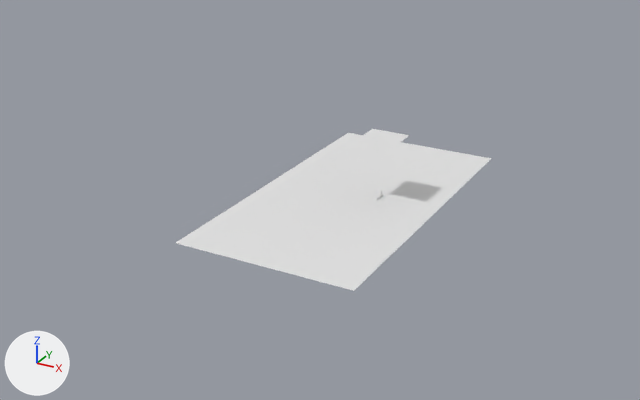
Two versions of the Blender file 04 Shots/mz-see-shot2.blend, one commit apart.
Camera for both pictures: a camera (50 mm lens) standing at (28.6, -53.9, 26.0) and looking at (-3.6, 4.6, -3.3). Every picture has the same lights, and +X, +Y and +Z are marked at lower left. Materials are left out; every surface is plain grey.

Objects in the first picture: 'fisch', 'klappeLinks', 'klappeRechts', 'wasser-see'.
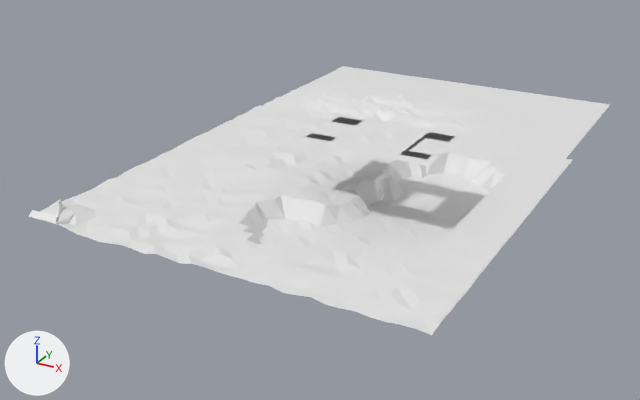
Commit message: Wasser im See hinzugefügt, Beleuchtung in den See Shots ergänzt

Location of each change, (x1, y1, x2, y2) in pixels of the pictures (640 x 400 px):
'landschaft mit see', added
    after: (29, 66, 610, 335)
'wasser-see', hidden, added
    before: (176, 133, 492, 291)
'Plane.001', now drawn
    after: (298, 133, 440, 166)
'Plane', now drawn
    after: (332, 114, 466, 143)
'Plane.002', now drawn
    after: (402, 132, 455, 159)
'Plane.003', added
    after: (306, 117, 362, 141)
'klappeLinks', moved, rescaled, surface changed, reshaped
    before: (355, 129, 390, 144)
    after: (340, 126, 376, 141)
'klappeRechts', moved, rescaled, surface changed, reshaped
    before: (374, 132, 409, 148)
    after: (390, 135, 423, 151)
'fisch', moved
    before: (376, 191, 383, 200)
    after: (375, 187, 384, 201)

Edits to the bpy script that builds the scene:
```text
Add me_plane_005:
    me_plane_005.from_pydata(...)  # 2455 vertices, 2183 faces, 70 loose edges; spans x -1.09..1.37, y -5.07..1.37, z -1.36..4.98
Add me_plane_003:
    me_plane_003.from_pydata([(-1.0, -1.0, 0.0), (1.0, -1.0, 0.0), (-1.0, 1.0, 0.0), (1.0, 1.0, 0.0)], [], [(0, 1, 3, 2)])
Change ob_klapperechts:
    ob_klapperechts.location: (4.19, 1.15, 4.4) -> (5.42, 1.15, 4.4)
Change ob_klappelinks:
    ob_klappelinks.location: (2.7, 1.15, 4.4) -> (1.48, 1.15, 4.4)
Change ob_wasser_see:
    add ob_wasser_see.hide_viewport = True
Change ob_fisch:
    ob_fisch.location: (3.45, 1.17, -0.29) -> (3.45, 1.17, 0.02)
Change ob_plane_002:
    ob_plane_002.location: (0.0, 0.0, 0.0) -> (6.9, 1.34, 4.4)
    ob_plane_002.scale: (0.75, 1.5, 1.0) -> (1.0, 2.63, 1.0)
Change ob_plane:
    ob_plane.location: (0.0, 0.0, 0.0) -> (3.48, 3.66, 4.4)
    ob_plane.scale: (0.75, 1.5, 1.0) -> (5.04, 1.0, 1.0)
Change ob_plane_001:
    ob_plane_001.location: (0.0, 0.0, 1.46) -> (3.44, -1.35, 4.4)
    ob_plane_001.scale: (6.63, 6.63, 6.63) -> (5.04, 1.0, 1.0)
Add ob_landschaft_mit_see:
    ob_landschaft_mit_see = bpy.data.objects.new('landschaft mit see', me_plane_005)
    ob_landschaft_mit_see.location = (-2.6, 22.21, -0.05)
    ob_landschaft_mit_see.scale = (12.2, 7.34, 1.0)
Add ob_plane_003:
    ob_plane_003 = bpy.data.objects.new('Plane.003', me_plane_003)
    ob_plane_003.location = (-0.5, 1.34, 4.4)
    ob_plane_003.scale = (1.0, 2.63, 1.0)
```
